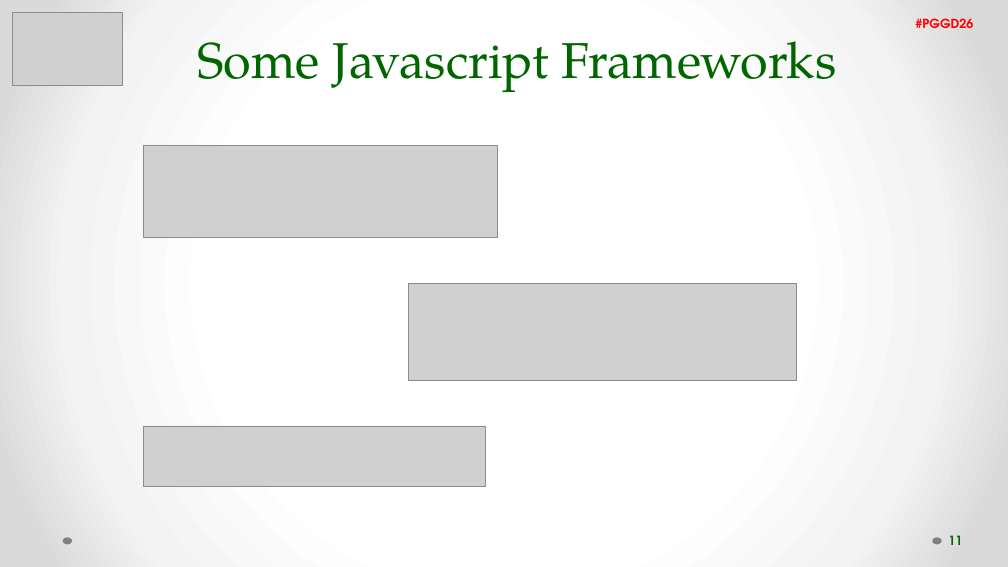
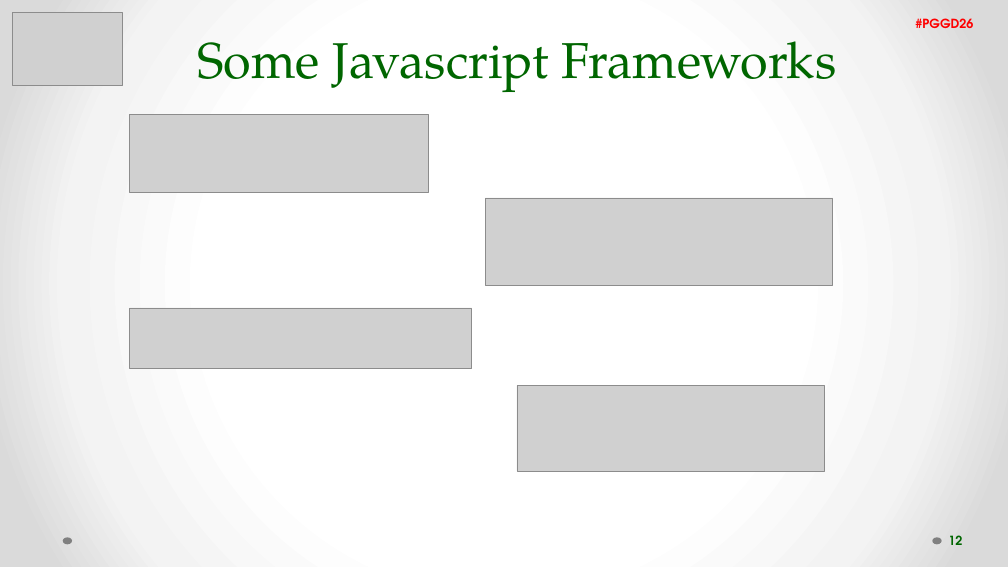
Before and after one commit to filipavm/PGGD26, a slide deck: slide 12 of The power of SPA.pptx (slide 11 before the commit). Drawn at 1008x567 pixels with LibreOffice and Linux fonts; fonts in the diff are those of the drawing; grey boxes stand for pictures. Boxes give left, top, right and bottom in pixels: in the first picture for what was removed or moved away, otherwise in the second. Text is boxed around its words. In the diff, an @@ line names an element or a change of style, - is before the commit and + after.

```diff
--- a/The power of SPA.pptx
+++ b/The power of SPA.pptx
@@ picture: place and size @@
-picture at <box>143,145,498,237</box>
+picture at <box>129,114,429,192</box>
@@ picture: place and size @@
-picture at <box>409,284,796,380</box>
+picture at <box>485,198,833,285</box>
@@ picture: place and size @@
-picture at <box>143,426,485,487</box>
+picture at <box>129,308,472,369</box>
@@ picture added at <box>517,386,824,471</box> @@
@@ page number at <box>948,535,962,545</box>: text changed @@
-11
+12
```
Also in this commit, not shown: 10 other slides changed, 3 slides added, 1 slide removed.
